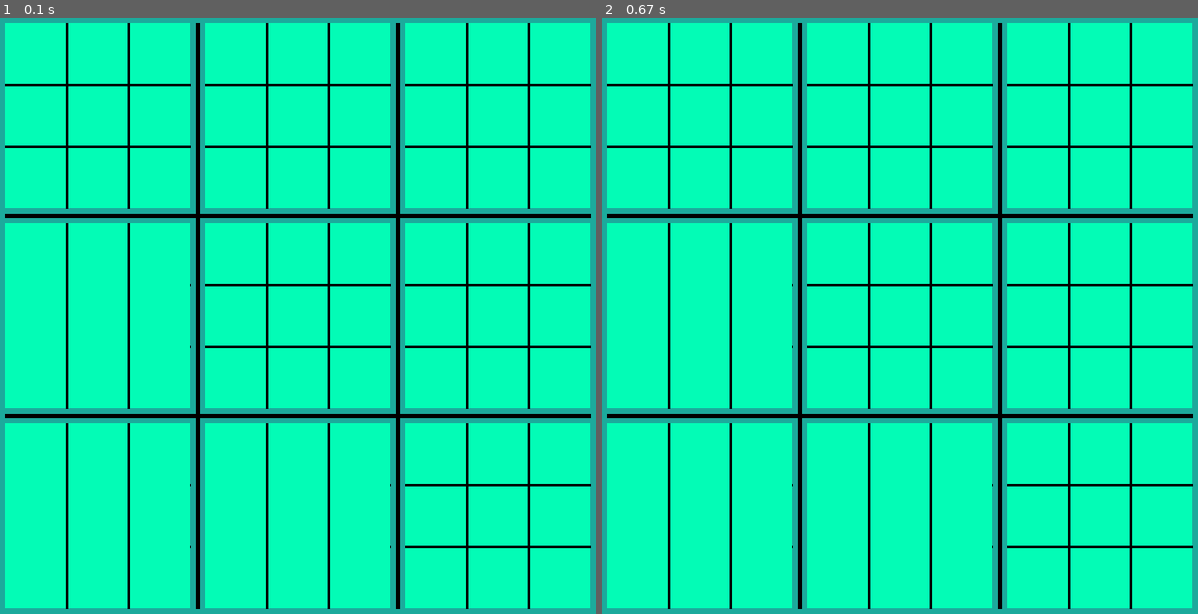
Above: before the commit, frames 1-2 (left to right).
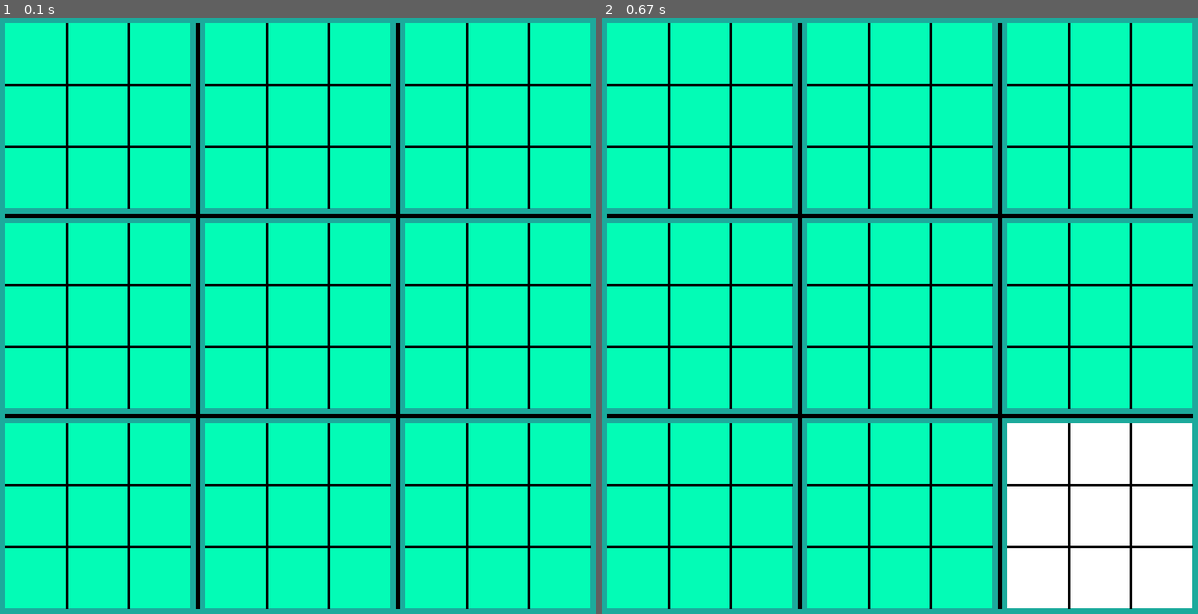
Above: after the commit, the same moments.

Repository: moderateblue/ultimate-tictactoe-using-AI
Game: pygame game, started from pygame_prac.py
Two runs of this game, one before a commit and one after it. Both use one fixed random seed, a clock stepped at 60 frames per second and the inputs below.
Inputs (mouse positions are in pixels of both pictures, inside the frame that each line leads up to):
- Up to frame 1 (0.1 s): no input
- Up to frame 2 (0.67 s): click (900, 316) at 0.38 s

The runs differ from the first frame. In frame 1, 0.8% of the frame differs, in the area x 0-66%, y 44-89%; in frame 2, 9.9%, in the area x 0-100%, y 44-100%.

Commit message:
pygame practice

Diff:
--- a/pygame_prac.py
+++ b/pygame_prac.py
@@ -4,40 +4,63 @@
 pygame.init()
 
 window = [720, 720]
+clock = pygame.time.Clock()
+
 screen = pygame.display.set_mode(window)
-
+lines = pygame.Surface(window, pygame.SRCALPHA)
+sboards = pygame.Surface(window, pygame.SRCALPHA)
 
 CYAN = (28, 170, 156)
 
 screen.fill(CYAN)
+lines.fill((0, 0, 0, 0))
+sboards.fill((0, 0, 0, 0))
 
 #margin is 9
 #each small square is 222x222
 
 
-pygame.draw.line(screen, (0, 0, 0), [9 + 222 + 9, 9], [9 + 222 + 9, 711], width=5)
-pygame.draw.line(screen, (0, 0, 0), [27 + 444 + 9, 9], [27 + 444 + 9, 711], width=5)
-pygame.draw.line(screen, (0, 0, 0), [9, 9 + 222 + 9], [711, 9 + 222 + 9], width=5)
-pygame.draw.line(screen, (0, 0, 0), [9, 27 + 444 + 9], [711, 27 + 444 + 9], width=5)
+
+pygame.draw.line(lines, (0, 0, 0), [9 + 222 + 9, 9], [9 + 222 + 9, 711], width=5)
+pygame.draw.line(lines, (0, 0, 0), [27 + 444 + 9, 9], [27 + 444 + 9, 711], width=5)
+pygame.draw.line(lines, (0, 0, 0), [9, 9 + 222 + 9], [711, 9 + 222 + 9], width=5)
+pygame.draw.line(lines, (0, 0, 0), [9, 27 + 444 + 9], [711, 27 + 444 + 9], width=5)
+
+rect = []
 
 for i in range(3):
     for j in range(3):
-        pygame.draw.rect(screen, (3, 252, 182), [9 + 18 * j + 222 * j, 9 + 18 * i + 222 * i, 222, 222])
-        pygame.draw.line(screen, (0, 0, 0), [9 + 74 + 240 * j, 9 + 240 * i], [9 + 74 + 240 * j, 9 + 240 * i + 222], width=3)
-        pygame.draw.line(screen, (0, 0, 0), [9 + 148 + 240 * j, 9 + 240 * i], [9 + 148 + 240 * j, 9 + 240 * i + 222], width=3)
-        pygame.draw.line(screen, (0, 0, 0), [9 + 240 * i, 9 + 74 + 240 * j], [9 + 240 * i + 222, 9 + 74 + 240 * j], width=3)
-        pygame.draw.line(screen, (0, 0, 0), [9 + 240 * i, 9 + 148 + 240 * j], [9 + 240 * i + 222, 9 + 148 + 240 * j], width=3)
+        rect.append(pygame.draw.rect(sboards, (3, 252, 182), [9 + 18 * j + 222 * j, 9 + 18 * i + 222 * i, 222, 222]))
+        pygame.draw.line(lines, (0, 0, 0), [9 + 74 + 240 * j, 9 + 240 * i], [9 + 74 + 240 * j, 9 + 240 * i + 222], width=3)
+        pygame.draw.line(lines, (0, 0, 0), [9 + 148 + 240 * j, 9 + 240 * i], [9 + 148 + 240 * j, 9 + 240 * i + 222], width=3)
+        pygame.draw.line(lines, (0, 0, 0), [9 + 240 * i, 9 + 74 + 240 * j], [9 + 240 * i + 222, 9 + 74 + 240 * j], width=3)
+        pygame.draw.line(lines, (0, 0, 0), [9 + 240 * i, 9 + 148 + 240 * j], [9 + 240 * i + 222, 9 + 148 + 240 * j], width=3)
+
+sboards.blit(lines, (0, 0))
+screen.blit(sboards, (0, 0))
 
 run = True
+
+toggle = True
 
 while run:
     for event in pygame.event.get():
         if event.type == pygame.QUIT:
             run = False
         elif event.type == pygame.MOUSEBUTTONDOWN:
-            pos = pygame.mouse.get_pos()
-            print(pos)
+            if event.button == 1:
+                pos = pygame.mouse.get_pos()
+                print(pos)
+                if toggle:
+                    rect[8] = pygame.draw.rect(sboards, (255, 255, 255), [9 + 18 * j + 222 * j, 9 + 18 * i + 222 * i, 222, 222])
+                    toggle = not toggle
+                else:
+                    rect[8] = pygame.draw.rect(sboards, (3, 252, 182), [9 + 18 * j + 222 * j, 9 + 18 * i + 222 * i, 222, 222])
+                    toggle = not toggle
+                sboards.blit(lines, (0, 0))
+                screen.blit(sboards, (0, 0))
 
+    clock.tick(60)
     pygame.display.flip()
 
 pygame.quit()
--- a/tempCodeRunnerFile.py
+++ b/tempCodeRunnerFile.py
@@ -1 +1,3 @@
-clock
+    pygame.display.flip()
+    screen.blit(sboards, (0, 0))
+    pygame.display.flip()
